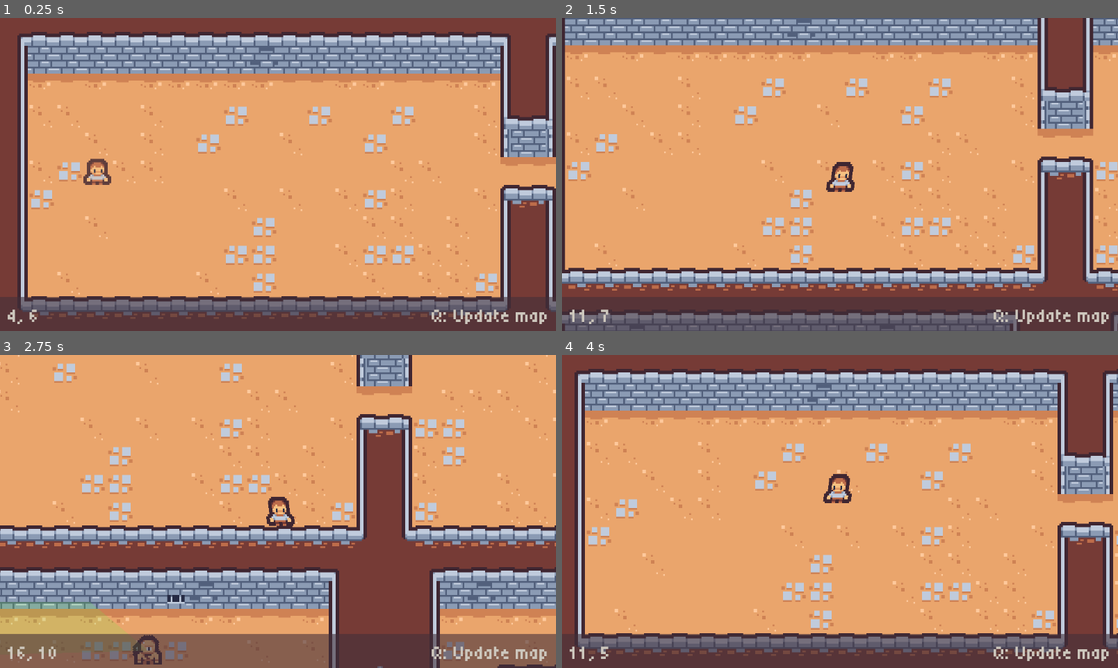
Above: before the commit, frames 1-4 (two rows, left to right).
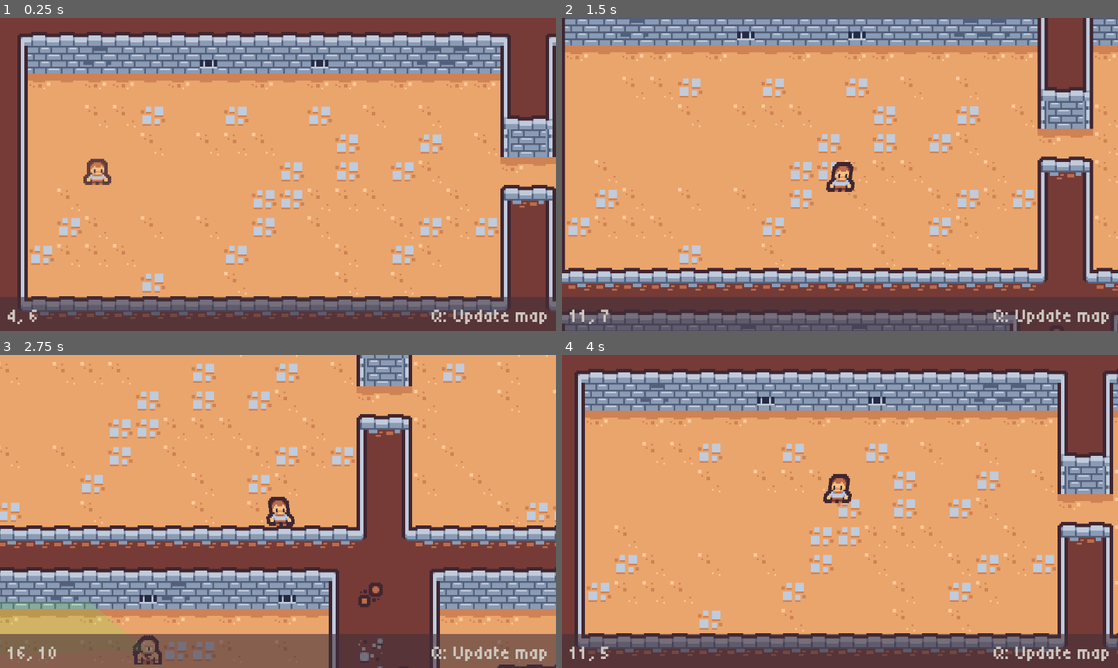
Above: after the commit, the same moments.

Repository: johnreybacal/dungeon-seo-solutions-inc
Game: Godot game, scene res://scenes/level_template.tscn
Two runs of this game, one before a commit and one after it. Both use one fixed random seed, a clock stepped at 60 frames per second and the inputs below. Before the commit the project starts from res://scenes/game.tscn.
Inputs (mouse positions are in pixels of both pictures, inside the frame that each line leads up to):
- Up to frame 1 (0.25 s): no input
- Up to frame 2 (1.5 s): tap Enter at 0.5 s; move the mouse to (962, 158) at 0.52 s; hold D (move_right) 0.53-1.28 s; tap Space (dash) at 0.6 s; click (962, 158) at 0.67 s; move the mouse to (728, 190) at 1.27 s; hold S (move_down) from 1.28 s (still down); tap 1 (use_ground) at 1.35 s
- Up to frame 3 (2.75 s): move the mouse to (333, 442) at 2.02 s; release S (move_down) at 2.03 s; hold D (move_right) from 2.03 s (still down); hold 3 (use_trap) from 2.03 s (still down)
- Up to frame 4 (4 s): move the mouse to (812, 574) at 2.77 s; release D (move_right) at 2.78 s; release 3 (use_trap) at 2.78 s; hold W (move_up) 2.78-3.53 s; tap 2 (use_wall) at 2.85 s; click (812, 574) at 2.92 s; move the mouse to (1006, 558) at 3.52 s; hold A (move_left) from 3.53 s (still down); tap Space (dash) at 3.6 s

The runs differ from the first frame. In frame 1, 5.1% of the frame differs, in the area x 5-94%, y 9-89%; in frame 2, 5.6%; in frame 3, 6.0%, in the area x 0-100%, y 0-98%; in frame 4, 5.3%.

Commit message:
rename game to level_template

Diff:
--- a/scenes/game.tscn
+++ b/scenes/level_template.tscn
@@ -6,7 +6,7 @@
 [ext_resource type="TileSet" uid="uid://c7awm2to6i8cd" path="res://resources/map_guide.tres" id="3_iywne"]
 [ext_resource type="PackedScene" uid="uid://i7qpg6tjfq6s" path="res://scenes/hud.tscn" id="4_lbhrr"]
 
-[node name="Game" type="Node2D"]
+[node name="Level" type="Node2D"]
 script = ExtResource("1_lnu2h")
 
 [node name="DungeonTileMap" type="TileMapLayer" parent="."]
